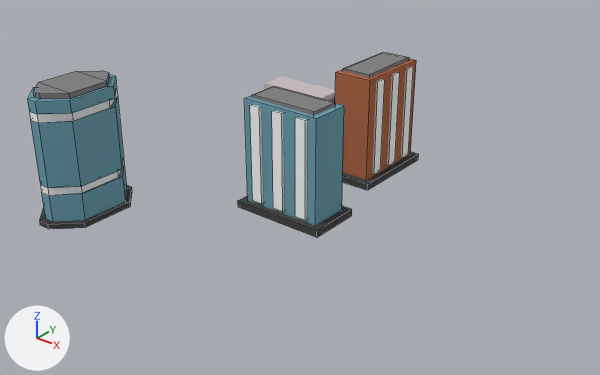
Renders of the Blender file Assets/CityGeneration/TileObjects.blend from each side of a commit.
Both versions are drawn from a 50 mm lens placed at (3.81, -4.69, 3.15), pointed at (0.11, -0.06, 0.28). Every picture has the same lights, and +X, +Y and +Z are marked at lower left. Mesh edges are drawn as thin lines on the coarser meshes.

Objects in the first picture: 'BlueSkyscraper', 'BrownSkyscraper', 'Cube.002', 'Cube.004'.
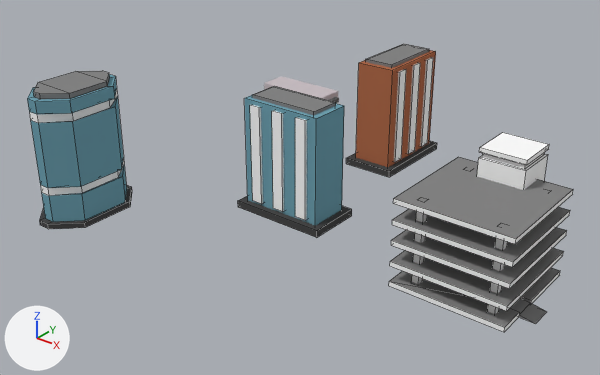
Scene script edits in JSON lines:
```json
{"op": "add", "block": "mat_parkingroofandfloor", "code": ["mat_parkingroofandfloor = diffuse_material('ParkingRoofAndFloor')", "mat_parkingroofandfloor.base_color = (0.233, 0.233, 0.233)  # grey #858585"]}
{"op": "add", "block": "mat_parkinggaragehighlight", "code": ["mat_parkinggaragehighlight = diffuse_material('ParkingGarageHighlight')", "mat_parkinggaragehighlight.base_color = (1.0, 1.0, 1.0)  # white #ffffff"]}
{"op": "add", "block": "mat_parkingpillars", "code": ["mat_parkingpillars = diffuse_material('ParkingPillars')", "mat_parkingpillars.base_color = (0.8, 0.8, 0.8)  # white #e7e7e7"]}
{"block": "me_brownskyskraper", "where": "me_brownskyskraper.from_pydata(...)  # 72 vertices, 54 faces; spans x -1.34..1.31, y 2.0..4.33, z -0.02..1.32"}
{"block": "me_brownskyskraper", "where": "# used by ob_brownskyscraper; location = (0.0, 0.0, 0.0); scale = (0.177, 0.359, 0.747)"}
{"block": "me_brownskyskraper", "change": "me_brownskyskraper part 1: the whole mesh is moved by (0.0, -3.1, 0.0)"}
{"op": "add", "block": "me_cube_007", "code": ["me_cube_007 = bpy.data.meshes.new('Cube.007')", "me_cube_007.from_pydata(...)  # 106 vertices, 86 faces; spans x -1.0..1.3, y -1.0..1.3, z -1.0..47.0", "# faces by material slot: [20, 38, 28]", "me_cube_007.materials.append(mat_parkingroofandfloor)  # grey #858585", "me_cube_007.materials.append(mat_parkinggaragehighlight)  # white #ffffff", "me_cube_007.materials.append(mat_parkingpillars)  # white #e7e7e7"]}
{"op": "set", "path": "ob_brownskyscraper.location", "old": "(0.0, 0.0, 0.0)", "new": "(0.0, 1.453, 0.0)"}
{"op": "add", "block": "ob_cube", "code": ["ob_cube = bpy.data.objects.new('Cube', me_cube_007)", "ob_cube.location = (1.646, 0.0, 0.01)", "ob_cube.scale = (0.439, 0.439, 0.0188)"]}
```

Boxes [x1, y1, x2, y2] around the edits, measured in the pictures (600 x 375 px):
```json
{"object": "Cube", "change": "added", "after": [389, 133, 573, 332], "faces in mat_parkingroofandfloor (grey #858585)": [390, 157, 573, 327], "faces in mat_parkinggaragehighlight (white #ffffff)": [389, 133, 573, 332], "faces in mat_parkingpillars (white #e7e7e7)": [412, 152, 545, 314]}
{"object": "BrownSkyscraper", "change": "moved", "before": [335, 52, 419, 190], "after": [346, 44, 437, 177]}
```
